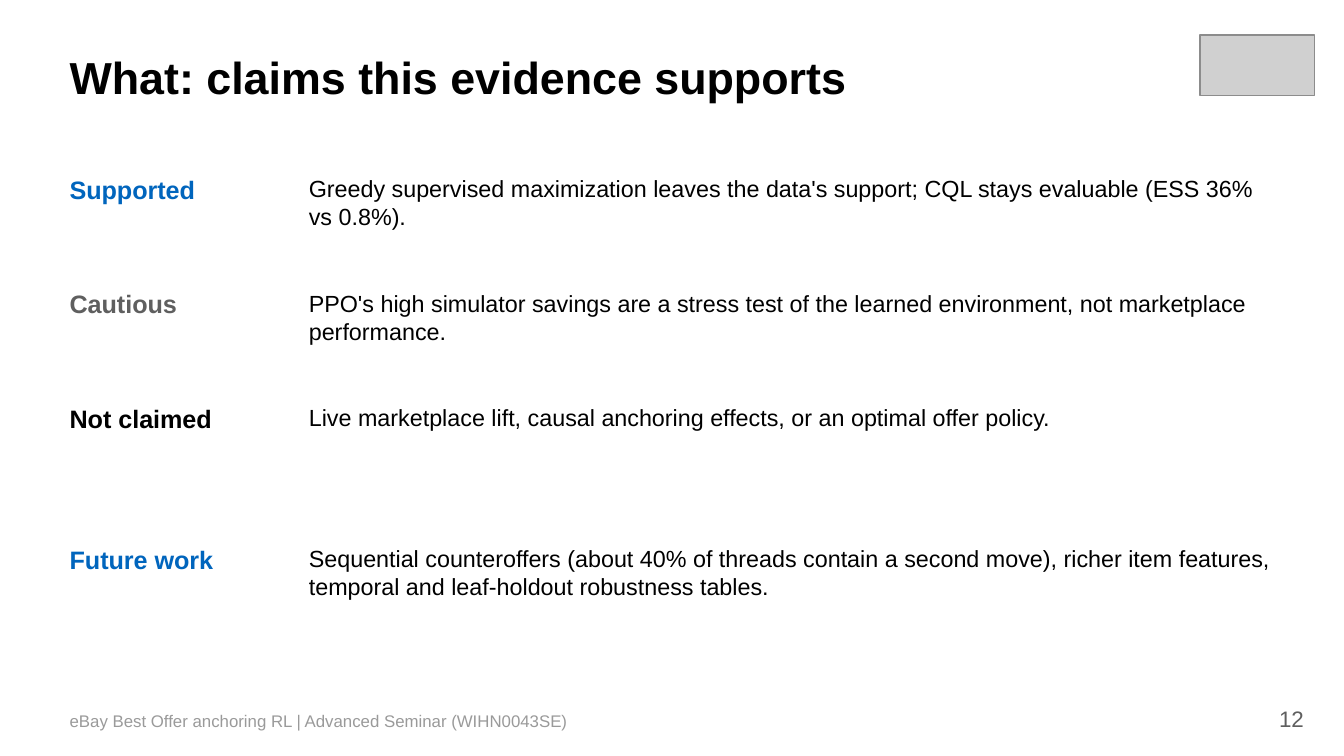
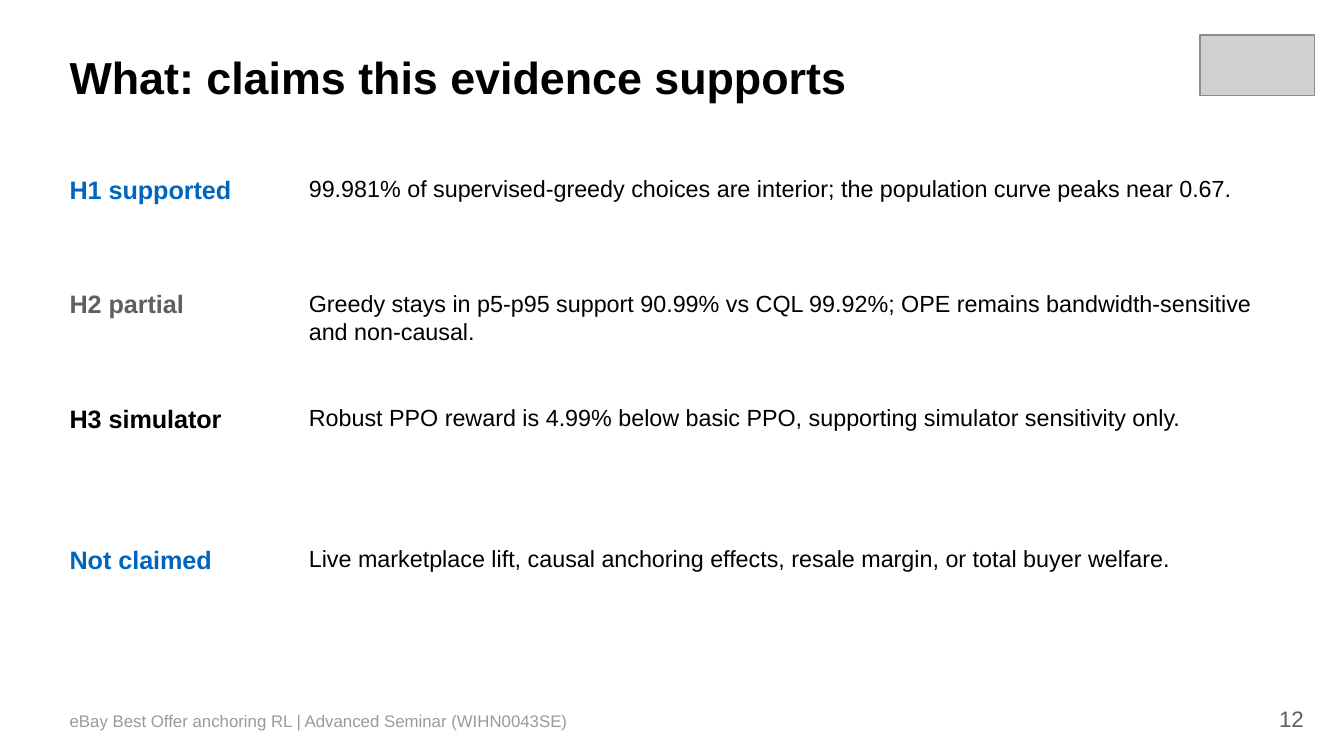
Before and after one commit to soluthan/ebay-anchoring-rl-final, a slide deck: slide 12 of report/ebay_anchoring_rl_presentation.pptx. Drawn at 1344x756 pixels with LibreOffice and Linux fonts; fonts in the diff are those of the drawing; grey boxes stand for pictures. Boxes give left, top, right and bottom in pixels: in the first picture for what was removed or moved away, otherwise in the second. Text is boxed around its words. In the diff, an @@ line names an element or a change of style, - is before the commit and + after.

Commit message:
Finalize corrected opening-offer pipeline and report

```diff
--- a/report/ebay_anchoring_rl_presentation.pptx
+++ b/report/ebay_anchoring_rl_presentation.pptx
@@ text at [70, 180, 232, 205]: text changed @@
-Supported
+H1 supported
@@ text at [309, 180, 1231, 202]: text changed @@
-Greedy supervised maximization leaves the data's support; CQL stays evaluable (ESS 36% vs 0.8%).
+99.981% of supervised-greedy choices are interior; the population curve peaks near 0.67.
@@ text at [70, 294, 184, 318]: text changed @@
-Cautious
+H2 partial
@@ text at [309, 295, 1251, 341]: text changed @@
-PPO's high simulator savings are a stress test of the learned environment, not marketplace performance.
+Greedy stays in p5-p95 support 90.99% vs CQL 99.92%; OPE remains bandwidth-sensitive and non-causal.
@@ text at [70, 409, 222, 429]: text changed @@
-Not claimed
+H3 simulator
@@ text at [309, 409, 1179, 431]: text changed @@
-Live marketplace lift, causal anchoring effects, or an optimal offer policy.
+Robust PPO reward is 4.99% below basic PPO, supporting simulator sensitivity only.
@@ text at [70, 550, 211, 570]: text changed @@
-Future work
+Not claimed
@@ text at [309, 550, 1170, 572]: text changed @@
-Sequential counteroffers (about 40% of threads contain a second move), richer item features, temporal and leaf-holdout robustness tables.
+Live marketplace lift, causal anchoring effects, resale margin, or total buyer welfare.
```
Also in this commit, not shown: 6 other slides changed, 1 slide removed, 25 other files.
